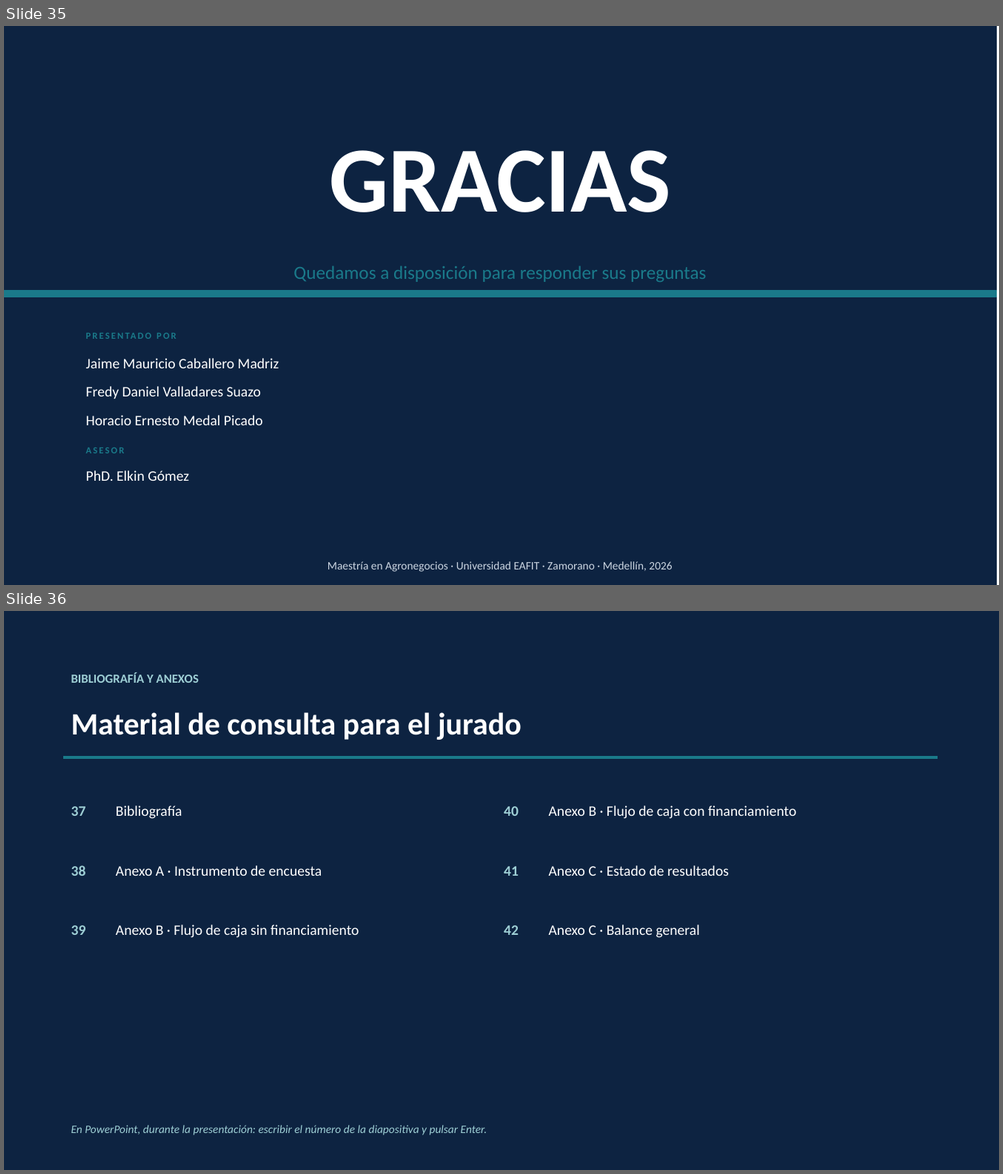
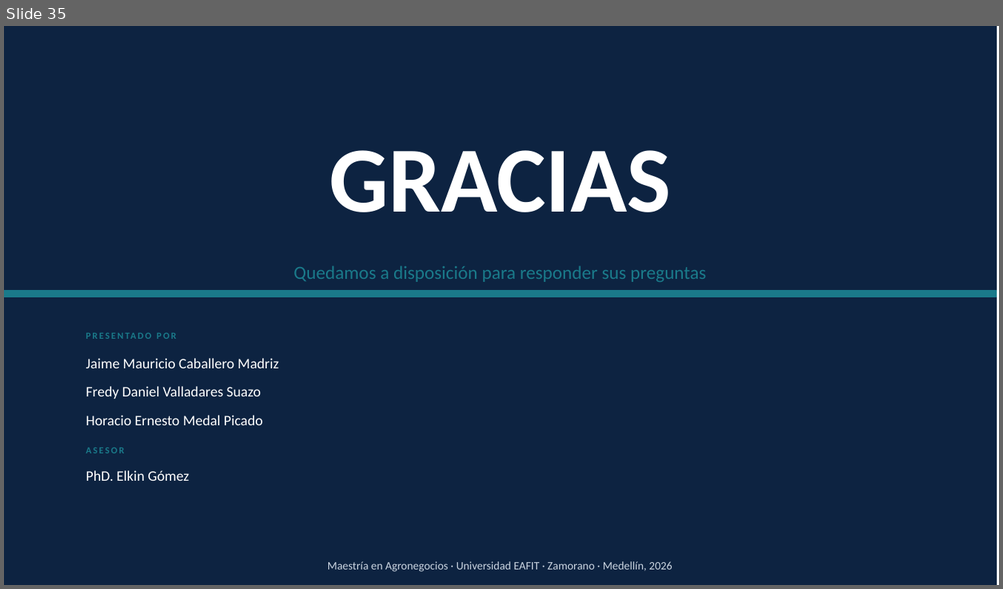
Before and after one commit to modelqdeluxe-ops/ss, a slide deck: Defensa_Tesis_Jaime_Fredy_Horacio_corregida.pptx. Shown one above the other, each under a label of ours: slides 35 and 36 before the commit, slide 35 after it. The pictures are 1003x1174 and 1003x589 pixels, drawn with LibreOffice and Linux fonts; fonts in the diff are those of the drawing. Boxes give left, top, right and bottom in pixels: in the first picture for what was removed or moved away, otherwise in the second. Text is boxed around its words. In the diff, an @@ line names an element or a change of style, - is before the commit and + after.

```diff
--- a/Defensa_Tesis_Jaime_Fredy_Horacio_corregida.pptx
+++ b/Defensa_Tesis_Jaime_Fredy_Horacio_corregida.pptx
@@ slide 36 removed at bbox=[4, 611, 999, 1170], background #FFFFFF @@
@@ rectangle removed at bbox=[4, 611, 999, 1170] @@
@@ text removed at bbox=[71, 672, 199, 683] @@
-BIBLIOGRAFÍA Y ANEXOS
@@ text removed at bbox=[71, 712, 521, 740] @@
-Material de consulta para el jurado
@@ rectangle removed at bbox=[64, 757, 936, 759] @@
@@ text removed at bbox=[71, 806, 86, 816] @@
-37
@@ text removed at bbox=[116, 806, 182, 819] @@
-Bibliografía
@@ text removed at bbox=[504, 806, 518, 816] @@
-40
@@ text removed at bbox=[549, 806, 796, 819] @@
-Anexo B · Flujo de caja con financiamiento
@@ text removed at bbox=[71, 866, 86, 876] @@
-38
@@ text removed at bbox=[116, 866, 322, 876] @@
-Anexo A · Instrumento de encuesta
@@ text removed at bbox=[504, 866, 518, 876] @@
-41
@@ text removed at bbox=[549, 866, 728, 876] @@
-Anexo C · Estado de resultados
@@ text removed at bbox=[71, 925, 86, 935] @@
-39
@@ text removed at bbox=[116, 925, 358, 938] @@
-Anexo B · Flujo de caja sin financiamiento
@@ text removed at bbox=[504, 925, 518, 935] @@
-42
@@ text removed at bbox=[549, 925, 700, 938] @@
-Anexo C · Balance general
@@ text removed at bbox=[71, 1125, 486, 1136] @@
-En PowerPoint, durante la presentación: escribir el número de la diapositiva y pulsar Enter.
```
Also in this commit, not shown: 10 slides changed, 2 other files.
